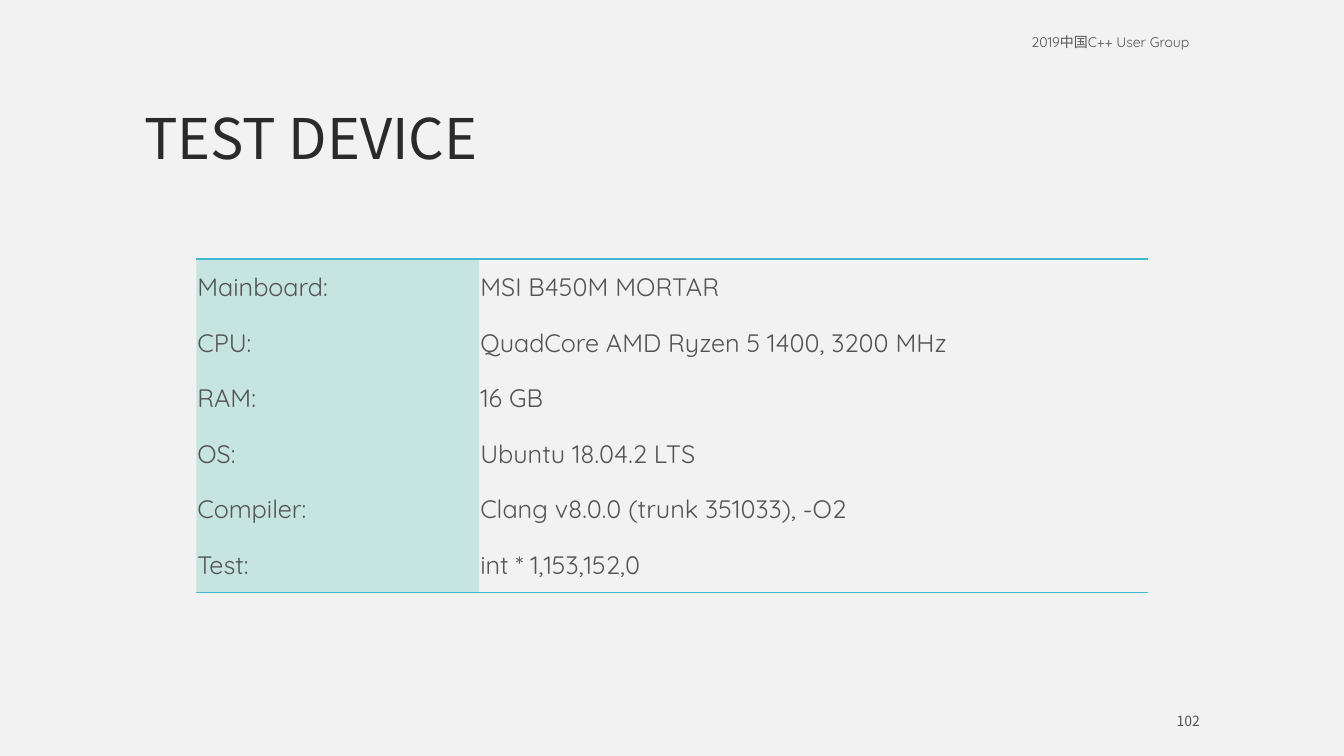
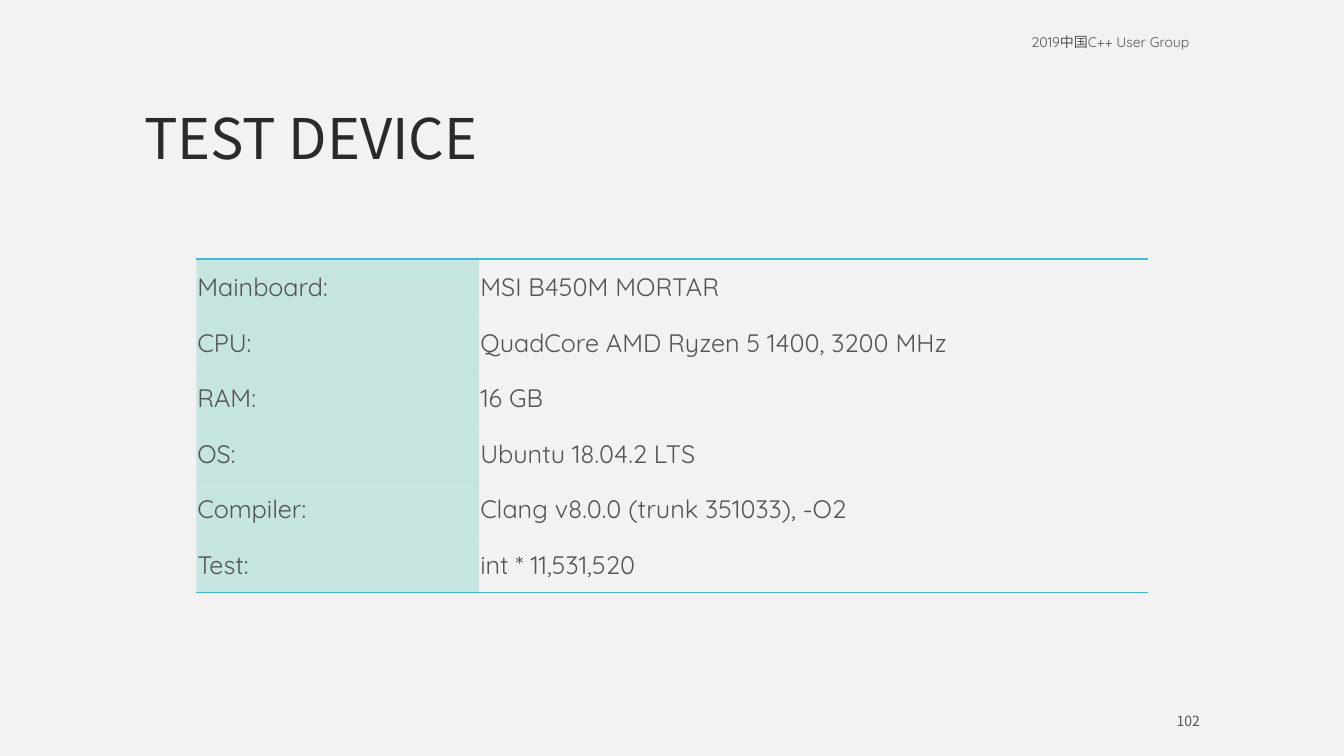
Before and after one commit to mutouyun/lock-free-queue, a slide deck: slide 102 of lock-free.pptx. Drawn at 1344x756 pixels with LibreOffice and Linux fonts; fonts in the diff are those of the drawing. Boxes give left, top, right and bottom in pixels: in the first picture for what was removed or moved away, otherwise in the second. Text is boxed around its words. In the diff, an @@ line names an element or a change of style, - is before the commit and + after.

Commit message:
update ppt

```diff
--- a/lock-free.pptx
+++ b/lock-free.pptx
@@ table at bbox=[197, 259, 1148, 593] @@
-row 6, column 2: int * 1,153,152,0
+row 6, column 2: int * 11,531,520
```
Also in this commit, not shown: 3 other slides changed.
